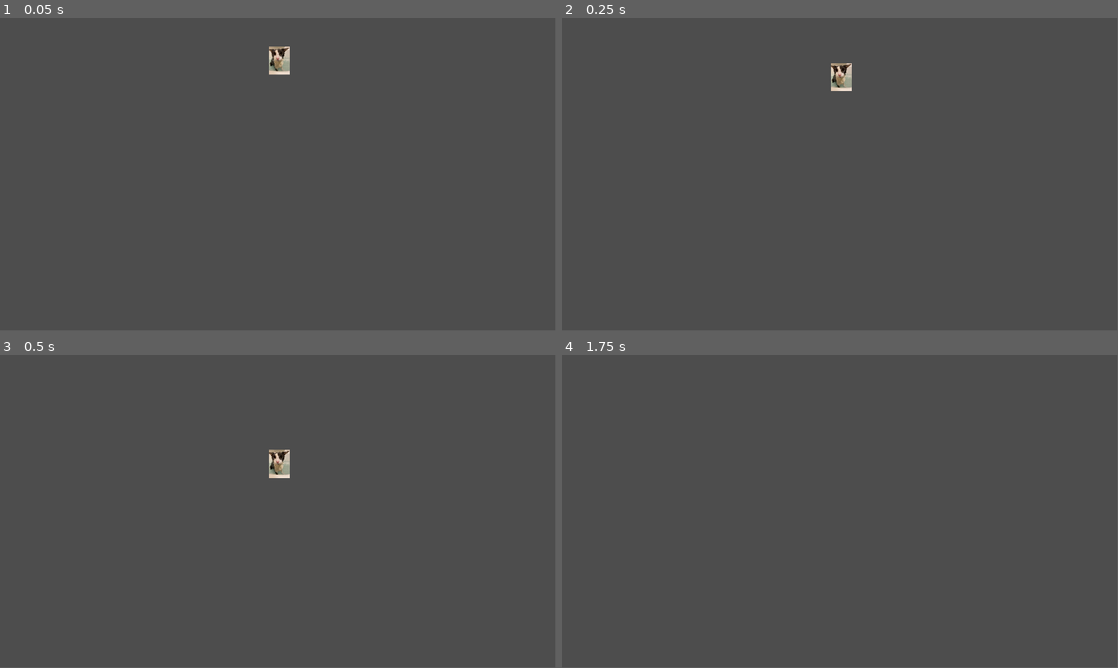
Above: before the commit, frames 1-4 (two rows, left to right).
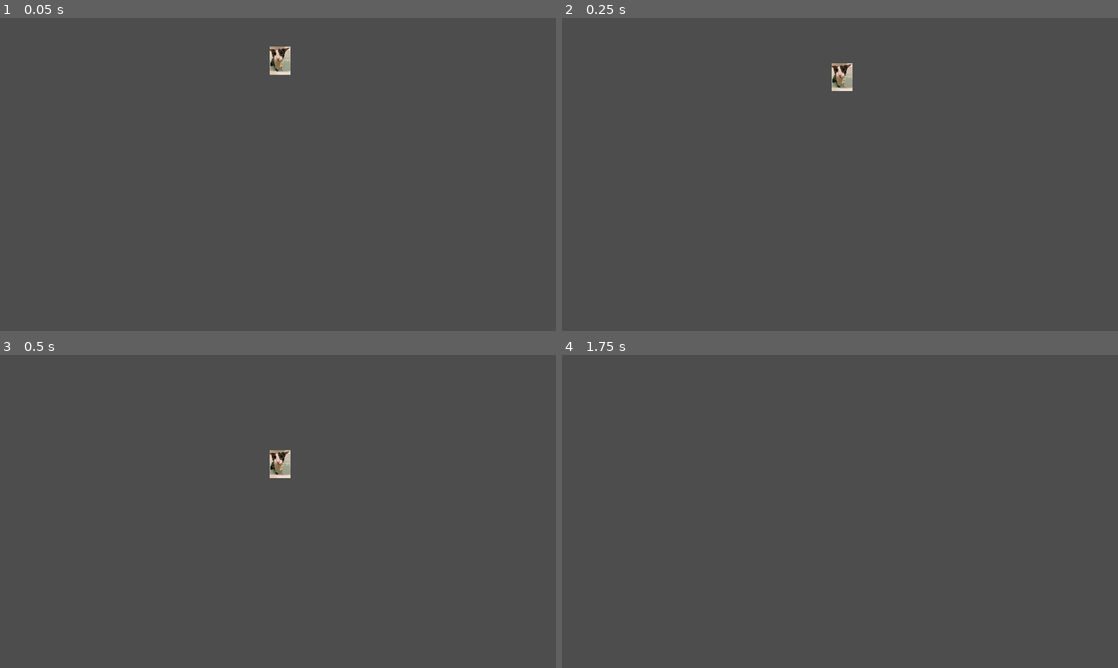
Above: after the commit, the same moments.

Repository: 1percentbattery/MunchkinTime
Game: Godot game, scene res://Scenes/Worlds/TestWorld.tscn
Two runs of this game, one before a commit and one after it. Both use one fixed random seed, a clock stepped at 60 frames per second and the inputs below.
Inputs (mouse positions are in pixels of both pictures, inside the frame that each line leads up to):
- Up to frame 1 (0.05 s): no input
- Up to frame 2 (0.25 s): no input
- Up to frame 3 (0.5 s): no input
- Up to frame 4 (1.75 s): move the mouse to (962, 495) at 0.52 s; hold D (Right) 0.53-1.28 s; hold Shift (Sprint) 0.53-1.28 s; click (962, 495) at 0.67 s; tap Up (Jump) at 0.77, 1.52 s; move the mouse to (728, 527) at 1.27 s; hold S (Down) from 1.28 s (still down); tap Shift (Sprint) at 1.35 s
In our replay, the window is 799x449 before the commit and 800x450 after it. These sizes can differ from the game's own. Grey fills any space a smaller window leaves; there, only what the larger window draws over its background counts as a difference.

The runs differ from the first frame. In frame 1, less than 0.1% of the frame differs, in the area x 48-53%, y 9-19%; in frame 2, less than 0.1%; in frame 3, less than 0.1%, in the area x 48-53%, y 30-40%; in frame 4, only the window size differs.

Commit message:
g

Diff:
--- /dev/null
+++ b/Scenes/Objects/blocks/block2.tscn
@@ -0,0 +1,20 @@
+[gd_scene load_steps=3 format=3 uid="uid://c5lfeqwr588eg"]
+
+[ext_resource type="Script" uid="uid://bvpiom446287k" path="res://Scripts/Objects/deathBlock.gd" id="1_bwc7v"]
+
+[sub_resource type="RectangleShape2D" id="RectangleShape2D_1gdh2"]
+size = Vector2(20, 65)
+
+[node name="Block1" type="Area2D"]
+script = ExtResource("1_bwc7v")
+
+[node name="CollisionShape2D" type="CollisionShape2D" parent="."]
+position = Vector2(0, -22.5)
+shape = SubResource("RectangleShape2D_1gdh2")
+
+[node name="Polygon2D" type="Polygon2D" parent="."]
+color = Color(1, 0.08627451, 0.047058824, 1)
+polygon = PackedVector2Array(-10, -55, 10, -55, 10, 10, -10, 10)
+
+[connection signal="area_entered" from="." to="." method="_on_area_entered"]
+[connection signal="body_entered" from="." to="." method="_on_body_entered"]
--- /dev/null
+++ b/Scenes/Objects/blocks/block_1.tscn
@@ -0,0 +1,20 @@
+[gd_scene load_steps=3 format=3 uid="uid://bs6ti68dm2vja"]
+
+[ext_resource type="Script" uid="uid://bvpiom446287k" path="res://Scripts/Objects/deathBlock.gd" id="1_d8eq8"]
+
+[sub_resource type="RectangleShape2D" id="RectangleShape2D_1gdh2"]
+size = Vector2(125.5, 46)
+
+[node name="Block1" type="Area2D"]
+script = ExtResource("1_d8eq8")
+
+[node name="CollisionShape2D" type="CollisionShape2D" parent="."]
+position = Vector2(52.75, -13)
+shape = SubResource("RectangleShape2D_1gdh2")
+
+[node name="Polygon2D" type="Polygon2D" parent="."]
+color = Color(1, 0.08627451, 0.047058824, 1)
+polygon = PackedVector2Array(-10, -36, 116, -36, 116, 10, -10, 10)
+
+[connection signal="area_entered" from="." to="." method="_on_area_entered"]
+[connection signal="body_entered" from="." to="." method="_on_body_entered"]
--- a/Scenes/Worlds/dinsour_game.tscn
+++ b/Scenes/Worlds/dinsour_game.tscn
@@ -1,13 +1,339 @@
-[gd_scene load_steps=2 format=3 uid="uid://c8vj5a6ienjsk"]
+[gd_scene load_steps=11 format=3 uid="uid://c8vj5a6ienjsk"]
+
+[ext_resource type="Script" uid="uid://bbwb6evvupdet" path="res://Scripts/Objects/obj_scroller_spawner.gd" id="1_8dyt8"]
+[ext_resource type="Script" uid="uid://c0prkxru6tdbw" path="res://Scripts/Objects/kill_box.gd" id="2_hdadl"]
+[ext_resource type="PackedScene" uid="uid://bs6ti68dm2vja" path="res://Scenes/Objects/blocks/block_1.tscn" id="2_mici0"]
+[ext_resource type="PackedScene" uid="uid://c5lfeqwr588eg" path="res://Scenes/Objects/blocks/block2.tscn" id="3_nw8bq"]
+[ext_resource type="Script" uid="uid://dq7olg0cns62n" path="res://Scripts/PlayerTypes/FLAOTINGPLAYER.gd" id="5_r4hx1"]
+[ext_resource type="Texture2D" uid="uid://dkalxq8vgf5f1" path="res://Textures/Images/WOW.webp" id="6_5koyq"]
+[ext_resource type="PackedScene" uid="uid://cbb1q3hwu6r1v" path="res://Ui/Timer.tscn" id="7_5koyq"]
+
+[sub_resource type="RectangleShape2D" id="RectangleShape2D_p2llm"]
+size = Vector2(55, 1975)
 
 [sub_resource type="RectangleShape2D" id="RectangleShape2D_0ef45"]
 size = Vector2(1934, 76)
 
-[node name="Dinsour Game" type="Node2D"]
-
-[node name="StaticBody2D" type="StaticBody2D" parent="."]
+[sub_resource type="RectangleShape2D" id="RectangleShape2D_mici0"]
+size = Vector2(30.96466, 1171.4265)
+
+[node name="WOW" type="Node2D"]
+
+[node name="objScroller_spawner" type="Node2D" parent="."]
+position = Vector2(974.7921, 522.5531)
+script = ExtResource("1_8dyt8")
+objList = Array[PackedScene]([ExtResource("2_mici0"), ExtResource("3_nw8bq")])
+scrollSpeed = Vector2(0, -300)
+objFreq = 0.2
+
+[node name="Node2D" type="Node2D" parent="objScroller_spawner"]
+position = Vector2(885.2079, -521.5531)
+rotation = -3.1415927
+
+[node name="Node2D2" type="Node2D" parent="objScroller_spawner"]
+position = Vector2(-10.792114, -530.5531)
+rotation = -3.1415927
+
+[node name="Node2D3" type="Node2D" parent="objScroller_spawner"]
+position = Vector2(-943.7921, -539.5531)
+rotation = -3.1415927
+
+[node name="Node2D4" type="Node2D" parent="objScroller_spawner"]
+position = Vector2(-529.7921, -553.5531)
+rotation = -3.1415927
+
+[node name="Node2D5" type="Node2D" parent="objScroller_spawner"]
+position = Vector2(711.2079, -539.5531)
+rotation = -3.1415927
+
+[node name="Node2D6" type="Node2D" parent="objScroller_spawner"]
+position = Vector2(711.2079, -539.5531)
+rotation = -3.1415927
+
+[node name="Node2D7" type="Node2D" parent="objScroller_spawner"]
+position = Vector2(366.2079, -544.5531)
+rotation = -3.1415927
+
+[node name="Node2D8" type="Node2D" parent="objScroller_spawner"]
+position = Vector2(366.2079, -544.5531)
+rotation = -3.1415927
+
+[node name="Node2D9" type="Node2D" parent="objScroller_spawner"]
+position = Vector2(-267.7921, -544.5531)
+rotation = -3.1415927
+
+[node name="Node2D10" type="Node2D" parent="objScroller_spawner"]
+position = Vector2(-267.7921, -544.5531)
+rotation = -3.1415927
+
+[node name="Node2D11" type="Node2D" parent="objScroller_spawner"]
+position = Vector2(-708.7921, -549.5531)
+rotation = -3.1415927
+
+[node name="Node2D12" type="Node2D" parent="objScroller_spawner"]
+position = Vector2(-708.7921, -549.5531)
+rotation = -3.1415927
+
+[node name="Node2D13" type="Node2D" parent="objScroller_spawner"]
+position = Vector2(1000.2079, -420.5531)
+rotation = -1.5707964
+
+[node name="Node2D14" type="Node2D" parent="objScroller_spawner"]
+position = Vector2(1000.2079, -420.5531)
+rotation = -1.5707964
+
+[node name="Node2D15" type="Node2D" parent="objScroller_spawner"]
+position = Vector2(1005.2079, -250.5531)
+rotation = -1.5707964
+
+[node name="Node2D16" type="Node2D" parent="objScroller_spawner"]
+position = Vector2(1005.2079, -250.5531)
+rotation = -1.5707964
+
+[node name="Node2D17" type="Node2D" parent="objScroller_spawner"]
+position = Vector2(1019.2079, -94.5531)
+rotation = -1.5707964
+
+[node name="Node2D18" type="Node2D" parent="objScroller_spawner"]
+position = Vector2(1019.2079, -94.5531)
+rotation = -1.5707964
+
+[node name="Node2D19" type="Node2D" parent="objScroller_spawner"]
+position = Vector2(1019.2079, 52.4469)
+rotation = -1.5707964
+
+[node name="Node2D20" type="Node2D" parent="objScroller_spawner"]
+position = Vector2(1019.2079, 52.4469)
+rotation = -1.5707964
+
+[node name="Node2D21" type="Node2D" parent="objScroller_spawner"]
+position = Vector2(1024.2079, 204.4469)
+rotation = -1.5707964
+
+[node name="Node2D22" type="Node2D" parent="objScroller_spawner"]
+position = Vector2(1024.2079, 204.4469)
+rotation = -1.5707964
+
+[node name="Node2D23" type="Node2D" parent="objScroller_spawner"]
+position = Vector2(1006.2079, 342.4469)
+rotation = -1.5707964
+
+[node name="Node2D24" type="Node2D" parent="objScroller_spawner"]
+position = Vector2(1006.2079, 342.4469)
+rotation = -1.5707964
+
+[node name="Node2D25" type="Node2D" parent="objScroller_spawner"]
+position = Vector2(1011.2079, 461.4469)
+rotation = -1.5707964
+
+[node name="Node2D26" type="Node2D" parent="objScroller_spawner"]
+position = Vector2(1011.2079, 461.4469)
+rotation = -1.5707964
+
+[node name="Node2D27" type="Node2D" parent="objScroller_spawner"]
+position = Vector2(1006.2079, 544.4469)
+rotation = -1.5707964
+
+[node name="Node2D28" type="Node2D" parent="objScroller_spawner"]
+position = Vector2(1006.2079, 544.4469)
+rotation = -1.5707964
+
+[node name="Node2D29" type="Node2D" parent="objScroller_spawner"]
+position = Vector2(877.2079, 724.4469)
+
+[node name="Node2D30" type="Node2D" parent="objScroller_spawner"]
+position = Vector2(886.2079, 664.4469)
+
+[node name="Node2D31" type="Node2D" parent="objScroller_spawner"]
+position = Vector2(731.2079, 737.4469)
+
+[node name="Node2D32" type="Node2D" parent="objScroller_spawner"]
+position = Vector2(740.2079, 677.4469)
+
+[node name="Node2D33" type="Node2D" parent="objScroller_spawner"]
+position = Vector2(631.2079, 724.4469)
+
+[node name="Node2D34" type="Node2D" parent="objScroller_spawner"]
+position = Vector2(640.2079, 664.4469)
+
+[node name="Node2D35" type="Node2D" parent="objScroller_spawner"]
+position = Vector2(460.2079, 716.4469)
+
+[node name="Node2D36" type="Node2D" parent="objScroller_spawner"]
+position = Vector2(469.2079, 656.4469)
+
+[node name="Node2D37" type="Node2D" parent="objScroller_spawner"]
+position = Vector2(280.2079, 712.4469)
+
+[node name="Node2D38" type="Node2D" parent="objScroller_spawner"]
+position = Vector2(289.2079, 652.4469)
+
+[node name="Node2D39" type="Node2D" parent="objScroller_spawner"]
+position = Vector2(96.207886, 708.4469)
+
+[node name="Node2D40" type="Node2D" parent="objScroller_spawner"]
+position = Vector2(105.207886, 648.4469)
+
+[node name="Node2D41" type="Node2D" parent="objScroller_spawner"]
+position = Vector2(-108.792114, 712.4469)
+
+[node name="Node2D42" type="Node2D" parent="objScroller_spawner"]
+position = Vector2(-99.792114, 652.4469)
+
+[node name="Node2D43" type="Node2D" parent="objScroller_spawner"]
+position = Vector2(-304.7921, 725.4469)
+
+[node name="Node2D44" type="Node2D" parent="objScroller_spawner"]
+position = Vector2(-295.7921, 665.4469)
+
+[node name="Node2D45" type="Node2D" parent="objScroller_spawner"]
+position = Vector2(-546.7921, 712.4469)
+
+[node name="Node2D46" type="Node2D" parent="objScroller_spawner"]
+position = Vector2(-537.7921, 652.4469)
+
+[node name="Node2D47" type="Node2D" parent="objScroller_spawner"]
+position = Vector2(-692.7921, 716.4469)
+
+[node name="Node2D48" type="Node2D" parent="objScroller_spawner"]
+position = Vector2(-683.7921, 656.4469)
+
+[node name="Node2D49" type="Node2D" parent="objScroller_spawner"]
+position = Vector2(-876.7921, 724.4469)
+
+[node name="Node2D50" type="Node2D" parent="objScroller_spawner"]
+position = Vector2(-867.7921, 664.4469)
+
+[node name="Node2D51" type="Node2D" parent="objScroller_spawner"]
+position = Vector2(-955.7921, 732.4469)
+
+[node name="Node2D52" type="Node2D" parent="objScroller_spawner"]
+position = Vector2(-946.7921, 672.4469)
+
+[node name="Node2D53" type="Node2D" parent="objScroller_spawner"]
+position = Vector2(-1056.7921, 73.4469)
+rotation = 1.5707964
+
+[node name="Node2D54" type="Node2D" parent="objScroller_spawner"]
+position = Vector2(-1060.7921, 261.4469)
+rotation = 1.5707964
+
+[node name="Node2D55" type="Node2D" parent="objScroller_spawner"]
+position = Vector2(-1047.7921, 411.4469)
+rotation = 1.5707964
+
+[node name="Node2D56" type="Node2D" parent="objScroller_spawner"]
+position = Vector2(-1034.7921, 549.4469)
+rotation = 1.5707964
+
+[node name="Node2D57" type="Node2D" parent="objScroller_spawner"]
+position = Vector2(-1051.7921, -14.553101)
+rotation = 1.5707964
+
+[node name="Node2D58" type="Node2D" parent="objScroller_spawner"]
+position = Vector2(-1047.7921, -206.5531)
+rotation = 1.5707964
+
+[node name="Node2D59" type="Node2D" parent="objScroller_spawner"]
+position = Vector2(-1060.7921, -327.5531)
+rotation = 1.5707964
+
+[node name="Node2D60" type="Node2D" parent="objScroller_spawner"]
+position = Vector2(-1052.7921, -456.5531)
+rotation = 1.5707964
+
+[node name="Boxes" type="Node2D" parent="."]
+
+[node name="killBox" type="Area2D" parent="Boxes"]
+position = Vector2(-55, 967)
+collision_layer = 4
+collision_mask = 2
+script = ExtResource("2_hdadl")
+
+[node name="CollisionShape2D" type="CollisionShape2D" parent="Boxes/killBox"]
+position = Vector2(-48, -410)
+shape = SubResource("RectangleShape2D_p2llm")
+
+[node name="killBox2" type="Area2D" parent="Boxes"]
+position = Vector2(2079, 957)
+collision_layer = 4
+collision_mask = 2
+script = ExtResource("2_hdadl")
+
+[node name="CollisionShape2D" type="CollisionShape2D" parent="Boxes/killBox2"]
+position = Vector2(-34.562622, -408.15955)
+shape = SubResource("RectangleShape2D_p2llm")
+
+[node name="killBox3" type="Area2D" parent="Boxes"]
+position = Vector2(1985.5626, 957.15955)
+collision_layer = 4
+collision_mask = 2
+script = ExtResource("2_hdadl")
+
+[node name="CollisionShape2D" type="CollisionShape2D" parent="Boxes/killBox3"]
+position = Vector2(-1033.5626, 255.84045)
+rotation = 1.5707964
+shape = SubResource("RectangleShape2D_p2llm")
+
+[node name="CollisionShape2D2" type="CollisionShape2D" parent="Boxes/killBox3"]
+position = Vector2(-1046.5626, -1130.1595)
+rotation = 1.5707964
+shape = SubResource("RectangleShape2D_p2llm")
+
+[node name="StaticBody2D" type="StaticBody2D" parent="Boxes"]
 position = Vector2(0, 1080)
-
-[node name="CollisionShape2D" type="CollisionShape2D" parent="StaticBody2D"]
+collision_layer = 2
+collision_mask = 0
+
+[node name="CollisionShape2D" type="CollisionShape2D" parent="Boxes/StaticBody2D"]
 position = Vector2(967, 38)
 shape = SubResource("RectangleShape2D_0ef45")
+
+[node name="StaticBody2D2" type="StaticBody2D" parent="Boxes"]
+position = Vector2(-8, -77)
+collision_layer = 2
+collision_mask = 0
+
+[node name="CollisionShape2D" type="CollisionShape2D" parent="Boxes/StaticBody2D2"]
+position = Vector2(967, 38)
+shape = SubResource("RectangleShape2D_0ef45")
+
+[node name="StaticBody2D3" type="StaticBody2D" parent="Boxes"]
+position = Vector2(-8, -77)
+collision_layer = 2
+collision_mask = 0
+
+[node name="CollisionShape2D" type="CollisionShape2D" parent="Boxes/StaticBody2D3"]
+position = Vector2(-6.4823303, 616.28674)
+shape = SubResource("RectangleShape2D_mici0")
+
+[node name="StaticBody2D4" type="StaticBody2D" parent="Boxes"]
+position = Vector2(1942.6549, -50.9411)
+collision_layer = 2
+collision_mask = 0
+
+[node name="CollisionShape2D" type="CollisionShape2D" parent="Boxes/StaticBody2D4"]
+position = Vector2(-6.4823303, 616.28674)
+shape = SubResource("RectangleShape2D_mici0")
+
+[node name="CharacterBody2D" type="CharacterBody2D" parent="."]
+position = Vector2(947.4507, 516.3256)
+collision_mask = 3
+script = ExtResource("5_r4hx1")
+
+[node name="Sprite2D" type="Sprite2D" parent="CharacterBody2D"]
+scale = Vector2(0.25, 0.25)
+texture = ExtResource("6_5koyq")
+
+[node name="CollisionPolygon2D" type="CollisionPolygon2D" parent="CharacterBody2D"]
+polygon = PackedVector2Array(-9.450684, 24.674377, -9.450684, -22.325623, -4.4506836, -29.325623, 3.5493164, -28.325623, 6.5493164, -20.325623, 6.5493164, 24.674377)
+
+[node name="Node2D" parent="." instance=ExtResource("7_5koyq")]
+position = Vector2(1336, 312)
+
+[connection signal="area_entered" from="Boxes/killBox" to="Boxes/killBox" method="_on_area_entered"]
+[connection signal="body_entered" from="Boxes/killBox" to="Boxes/killBox" method="_on_body_entered"]
+[connection signal="area_entered" from="Boxes/killBox2" to="Boxes/killBox2" method="_on_area_entered"]
+[connection signal="body_entered" from="Boxes/killBox2" to="Boxes/killBox2" method="_on_body_entered"]
+[connection signal="area_entered" from="Boxes/killBox3" to="Boxes/killBox3" method="_on_area_entered"]
+[connection signal="body_entered" from="Boxes/killBox3" to="Boxes/killBox3" method="_on_body_entered"]
--- /dev/null
+++ b/Scripts/Objects/deathBlock.gd
@@ -0,0 +1,12 @@
+extends Area2D
+@export var damage = 100
+func onHit(obj : Node2D):
+	if obj.has_method("hit"):
+		obj.hit(self,damage)
+	pass
+func hit(from,damage):
+	pass
+func _on_area_entered(area: Area2D) -> void:
+	onHit(area)
+func _on_body_entered(body: Node2D) -> void:
+	onHit(body)
--- /dev/null
+++ b/Scripts/Objects/kill_box.gd
@@ -0,0 +1,7 @@
+extends Area2D
+func _on_area_entered(area: Area2D) -> void:
+	kill(area)
+func _on_body_entered(body: Node2D) -> void:
+	kill(body)
+func kill(obj : Node2D):
+	obj.queue_free()
--- /dev/null
+++ b/Scripts/Objects/obj_scroller_spawner.gd
@@ -0,0 +1,29 @@
+extends Node2D
+
+@export var objList : Array[PackedScene] = [load("res://Scenes/Objects/block_1.tscn")]
+@export var scrollSpeed := Vector2(-300,0)
+@export var objFreq := 1.0
+@export var rotSpeed := 45.0
+var spawnCounter := 0.0
+var spawnList : Array
+var spawnPoints : Array[Node2D]
+func _ready():
+	for child : Node2D in get_children():
+		spawnPoints += [child]
+		#child.look_at(self.global_position)
+func _physics_process(delta: float) -> void:
+	#rotation_degrees += rotSpeed * delta
+	spawnCounter += delta
+	if spawnCounter >= objFreq:
+		spawnObj()
+		spawnCounter -= objFreq
+	for item in spawnList:
+		move(item,delta)
+func move(item : CollisionObject2D,delta : float):
+	item.global_position += (scrollSpeed * delta).rotated(item.rotation)
+func spawnObj():
+	var tempObj: CollisionObject2D = objList.pick_random().instantiate()
+	get_parent().add_child(tempObj)
+	var temp = spawnPoints.pick_random()
+	tempObj.global_transform = temp.global_transform
+	spawnList += [tempObj]
--- /dev/null
+++ b/Scripts/PlayerTypes/FLAOTINGPLAYER.gd
@@ -0,0 +1,29 @@
+extends CharacterBody2D
+
+var Speed: int = 1000
+@export var WalkSpeed: int = 1000
+@export var SprintSpeed: int = 2000
+@export var MovementLerpSpeed: float = 8.0
+@export var CanSprint: bool = true
+
+func _physics_process(delta: float) -> void:
+	#MOVEMENT
+
+	var direction = Input.get_vector("Left","Right","Up","Down")
+	if direction:
+		velocity.x = lerp(velocity.x,direction.x * Speed,delta * MovementLerpSpeed)
+		velocity.y = lerp(velocity.y,direction.y * Speed,delta * MovementLerpSpeed)
+	else:
+		velocity.y = lerp(velocity.y, move_toward(velocity.y, 0, Speed),delta * MovementLerpSpeed)
+		velocity.x = lerp(velocity.x, move_toward(velocity.x, 0, Speed),delta * MovementLerpSpeed)
+	if CanSprint:
+		if Input.is_action_pressed("Sprint"):
+			Speed = lerp(Speed,SprintSpeed,delta * MovementLerpSpeed)
+		else:
+			Speed = lerp(Speed,WalkSpeed,delta * MovementLerpSpeed)
+
+	move_and_slide()
+func hit(from,damage):
+	print("WOW")
+
+	pass
--- /dev/null
+++ b/Scripts/Shader/GreenScreen.gdshader
@@ -0,0 +1,18 @@
+shader_type canvas_item;
+
+uniform float chromaKey = 188;
+const float soft = 35.0;
+void fragment() {
+	if (COLOR.g <= chromaKey + soft){
+		if (COLOR.g >= chromaKey - soft){
+			COLOR = vec4(1,1,1,1);
+		}
+	}
+
+	// Called for every pixel the material is visible on.
+}
+
+//void light() {
+//	// Called for every pixel for every light affecting the CanvasItem.
+//	// Uncomment to replace the default light processing function with this one.
+//}
--- a/project.godot
+++ b/project.godot
@@ -24,6 +24,8 @@
 window/size/viewport_width=1920
 window/size/viewport_height=1080
 window/size/mode=3
+window/stretch/mode="viewport"
+window/stretch/aspect="ignore"
 
 [editor_plugins]
 
@@ -68,6 +70,13 @@
 ]
 }
 
+[layer_names]
+
+2d_physics/layer_1="Player"
+2d_physics/layer_2="terrain"
+2d_physics/layer_3="enemy"
+2d_physics/layer_4="item"
+
 [rendering]
 
 renderer/rendering_method="gl_compatibility"
Not shown, added: Scripts/Objects/deathBlock.gd.uid
Not shown, added: Scripts/Objects/kill_box.gd.uid
Not shown, added: Scripts/Objects/obj_scroller_spawner.gd.uid
Not shown, added: Scripts/PlayerTypes/FLAOTINGPLAYER.gd.uid
Not shown, added: Scripts/Shader/GreenScreen.gdshader.uid
Binary file added: Textures/Images/WOW.webp
Not shown, added: Textures/Images/WOW.webp.import
Binary file added: Textures/Images/WOWWOW.webp
Not shown, added: Textures/Images/WOWWOW.webp.import
